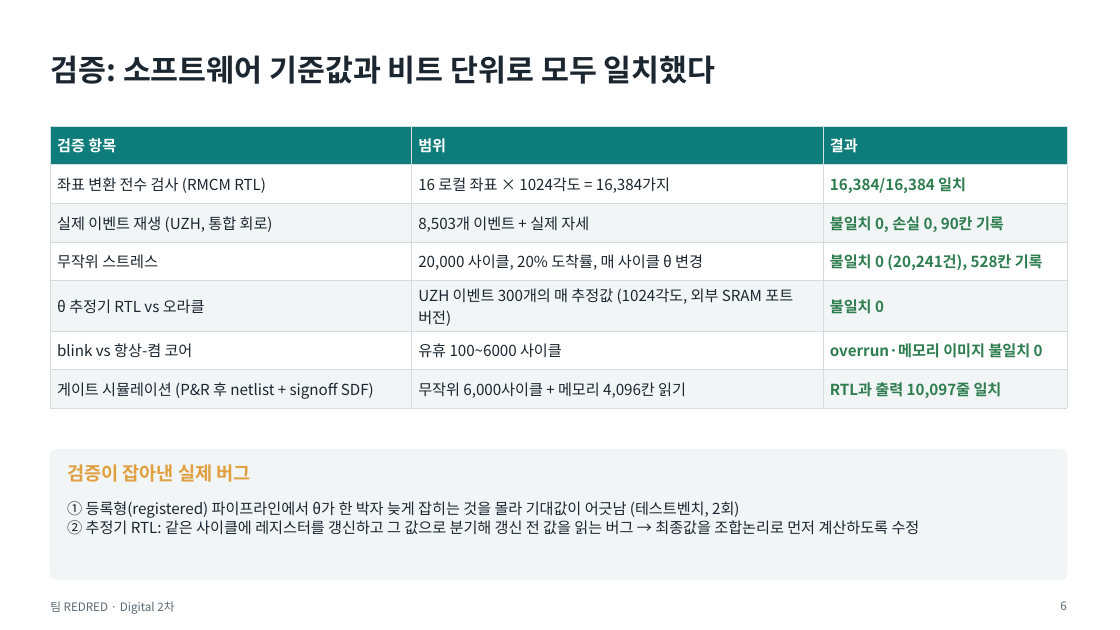
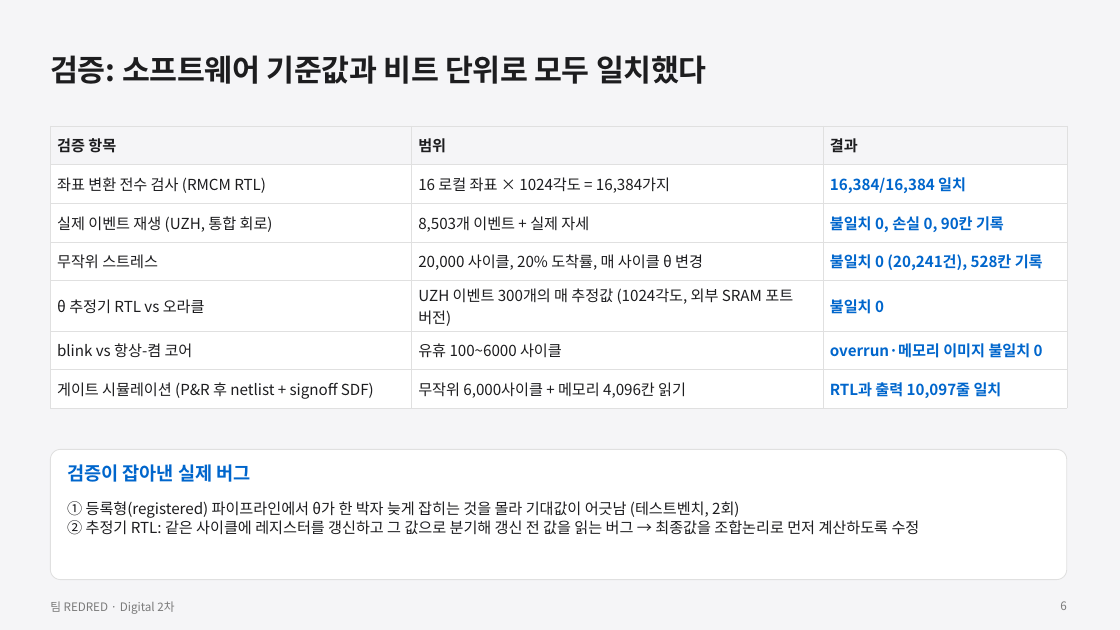
Before and after one commit to GangHeeJo/AI-SEMI, a slide deck: slide 6 of submission/REDRED_2차_발표자료.pptx. Drawn at 1120x630 pixels with LibreOffice and Linux fonts; fonts in the diff are those of the drawing. Boxes give left, top, right and bottom in pixels: in the first picture for what was removed or moved away, otherwise in the second. Text is boxed around its words. In the diff, an @@ line names an element or a change of style, - is before the commit and + after.

```diff
--- a/submission/REDRED_2차_발표자료.pptx
+++ b/submission/REDRED_2차_발표자료.pptx
@@ background #FFFFFF to #F5F5F7 @@
@@ text "검증: 소프트웨어 기준값과 비트 단위로 ..." at (x1=50, y1=55, x2=707, y2=84): text colour #1B2630 to #1D1D1F, letter spacing 0 to -0.3 pt @@
@@ table at (x1=50, y1=126, x2=1067, y2=403) @@
@@ fill #0E7C7B to #F5F5F7 in row 1 @@
@@ fill #F2F5F6 to #FFFFFF in 9 cells @@
@@ text colour #FFFFFF to #1D1D1F in "검증 항목", "범위", "결과" @@
@@ text colour #1B2630 to #1D1D1F in "좌표 변환 전수 검사 (RMCM RTL)", "16 로컬 좌표 × 1024각도 = 16,384가지", "실제 이벤트 재생 (UZH, 통합 회로)", "8,503개 이벤트 + 실제 자세" and 8 more places @@
@@ text colour #2E7D4F to #0066CC in "16,384/16,384 일치", "불일치 0, 손실 0, 90칸 기록", "불일치 0 (20,241건), 528칸 기록", "불일치 0" and 2 more places @@
@@ borders changed @@
@@ rounded rectangle at (x1=50, y1=450, x2=1067, y2=580): fill #F2F5F6 to #FFFFFF; outline #F2F5F6 1 pt to #E0E0E0 0.75 pt; proportions changed @@
@@ text "검증이 잡아낸 실제 버그" at (x1=67, y1=464, x2=251, y2=482): text colour #E09F3E to #0066CC @@
@@ text "① 등록형(registered) 파이프라인에서 θ가 한 ..." at (x1=67, y1=501, x2=920, y2=535): text colour #1B2630 to #1D1D1F @@
@@ text "팀 REDRED · Digital 2차" at (x1=50, y1=601, x2=174, y2=614): text colour #5B6B76 to #7A7A7A @@
@@ page number at (x1=1060, y1=601, x2=1066, y2=610): text colour #5B6B76 to #7A7A7A @@
```
Also in this commit, not shown: 18 other slides changed, 13 other files.
